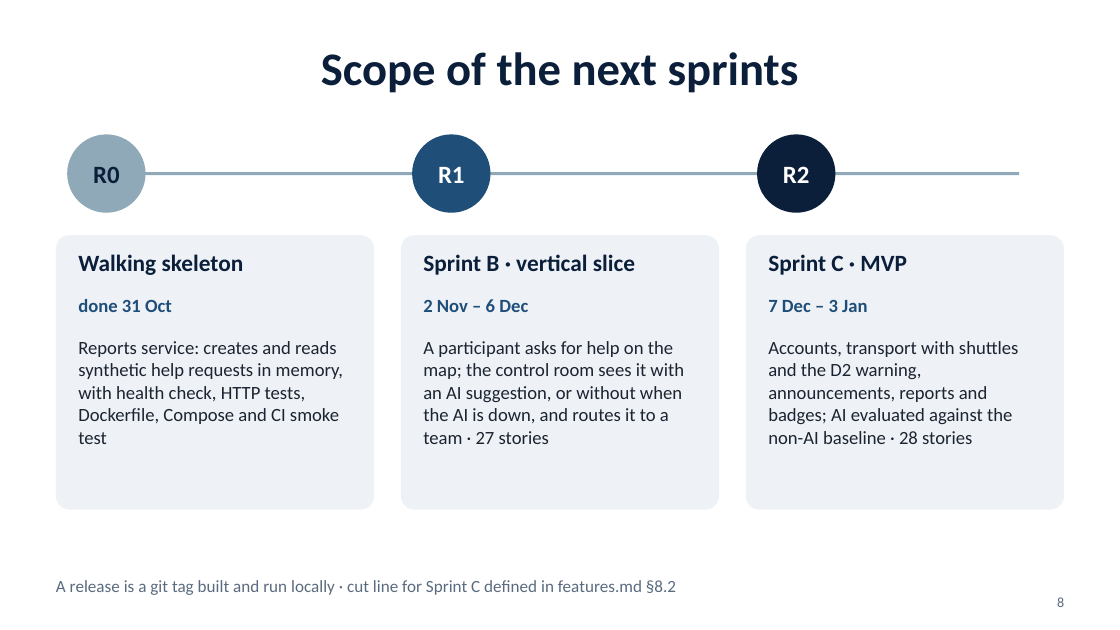
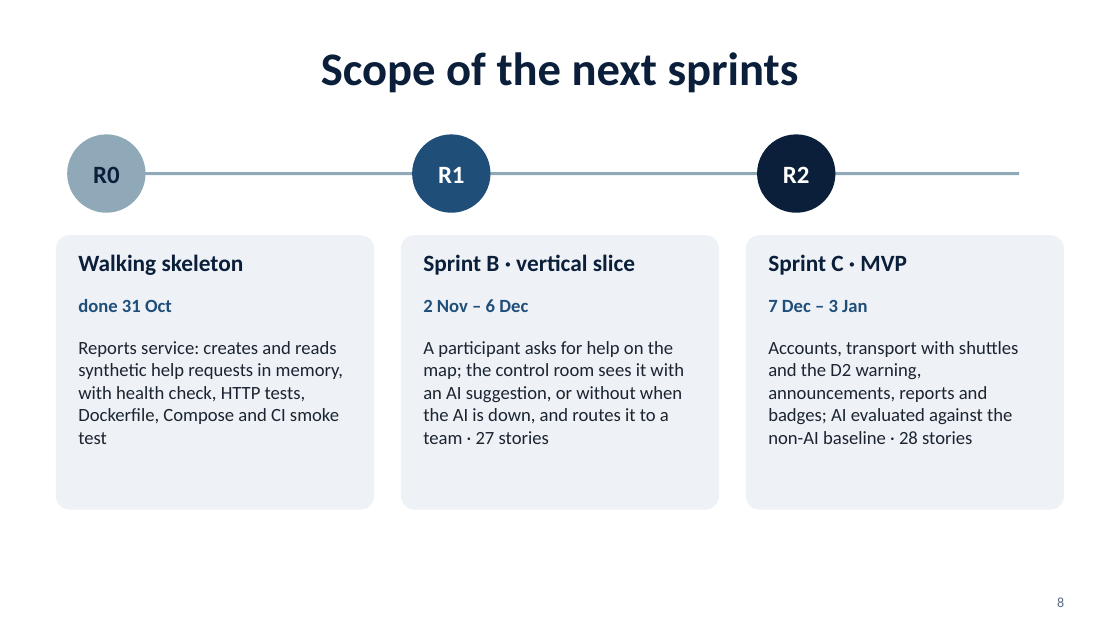
Before and after one commit to tomasoliveira21/LABDSOF, a slide deck: slide 8 of Docs/Presentation/Farol_Sprint_A_TTP_Presentation.pptx. Drawn at 1120x630 pixels with LibreOffice and Linux fonts; fonts in the diff are those of the drawing. Boxes give left, top, right and bottom in pixels: in the first picture for what was removed or moved away, otherwise in the second. Text is boxed around its words. In the diff, an @@ line names an element or a change of style, - is before the commit and + after.

```diff
--- a/Docs/Presentation/Farol_Sprint_A_TTP_Presentation.pptx
+++ b/Docs/Presentation/Farol_Sprint_A_TTP_Presentation.pptx
@@ text removed at (56, 580, 676, 595) @@
-A release is a git tag built and run locally · cut line for Sprint C defined in features.md §8.2
```
Also in this commit, not shown: 6 other slides changed, 2 other files.
